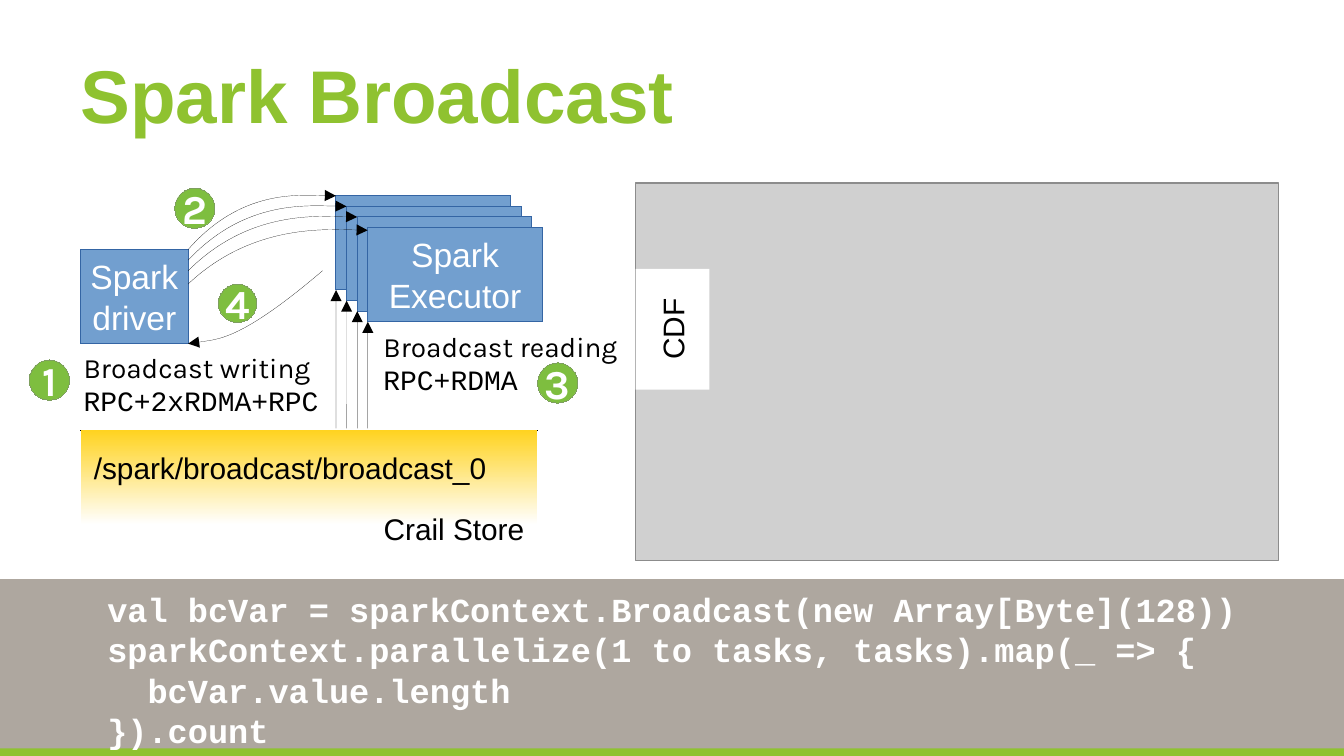
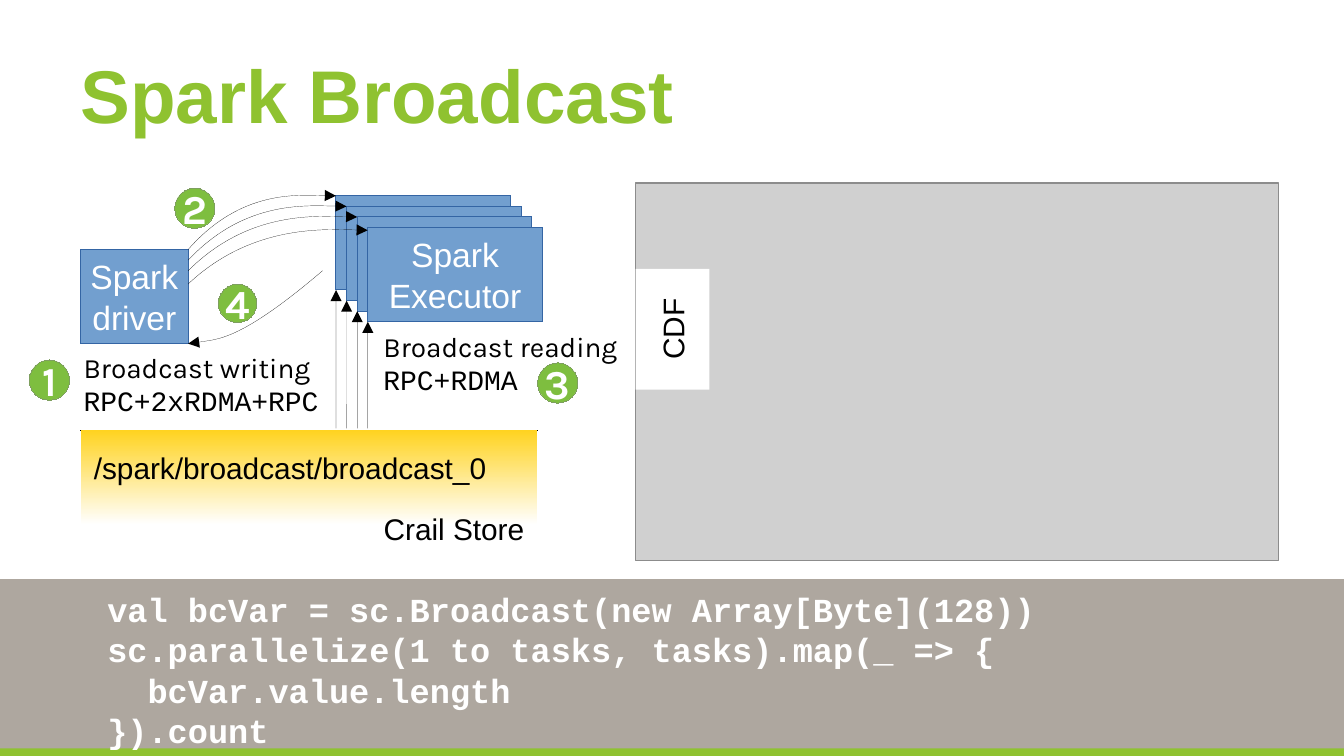
Before and after one commit to huangyibo/spark-summit-17, a slide deck: slide 21 of template.odp. Drawn at 1344x756 pixels with LibreOffice and Linux fonts; fonts in the diff are those of the drawing; grey boxes stand for pictures; background and template pictures are left out. Boxes give left, top, right and bottom in pixels: in the first picture for what was removed or moved away, otherwise in the second. Text is boxed around its words. In the diff, an @@ line names an element or a change of style, - is before the commit and + after.

```diff
--- a/template.odp
+++ b/template.odp
@@ text at (107,598,1035,669): text changed @@
-val bcVar = sparkContext.Broadcast(new Array[Byte](128))
-sparkContext.parallelize(1 to tasks, tasks).map(_ => {
+val bcVar = sc.Broadcast(new Array[Byte](128))
+sc.parallelize(1 to tasks, tasks).map(_ => {
```
Also in this commit, not shown: 1 slide added, 1 slide removed.
